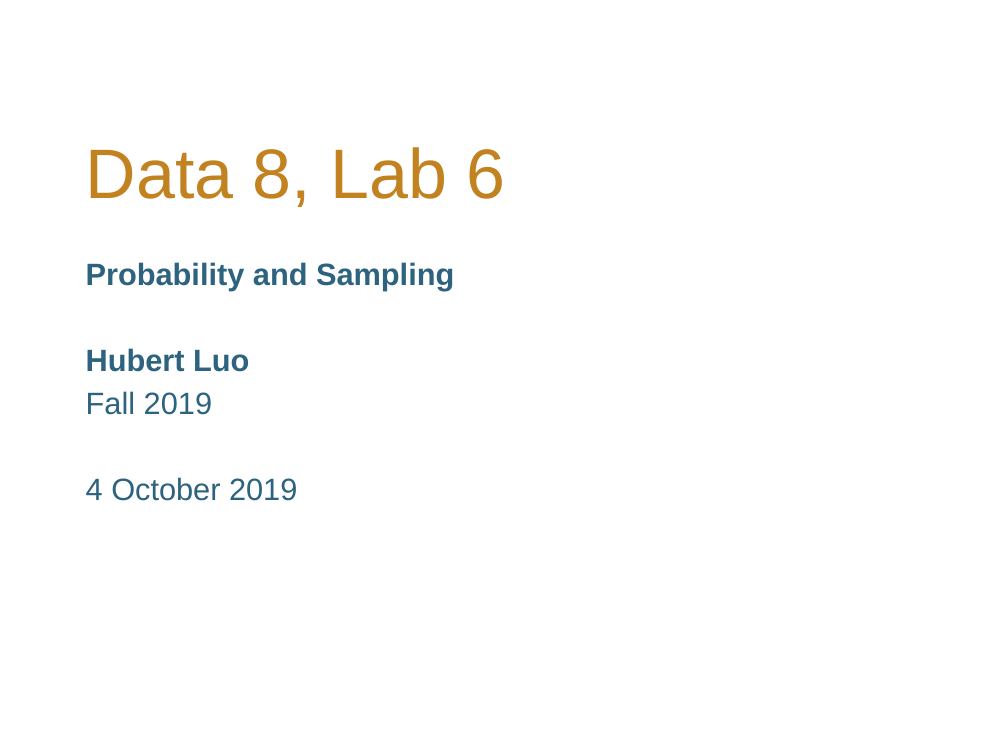
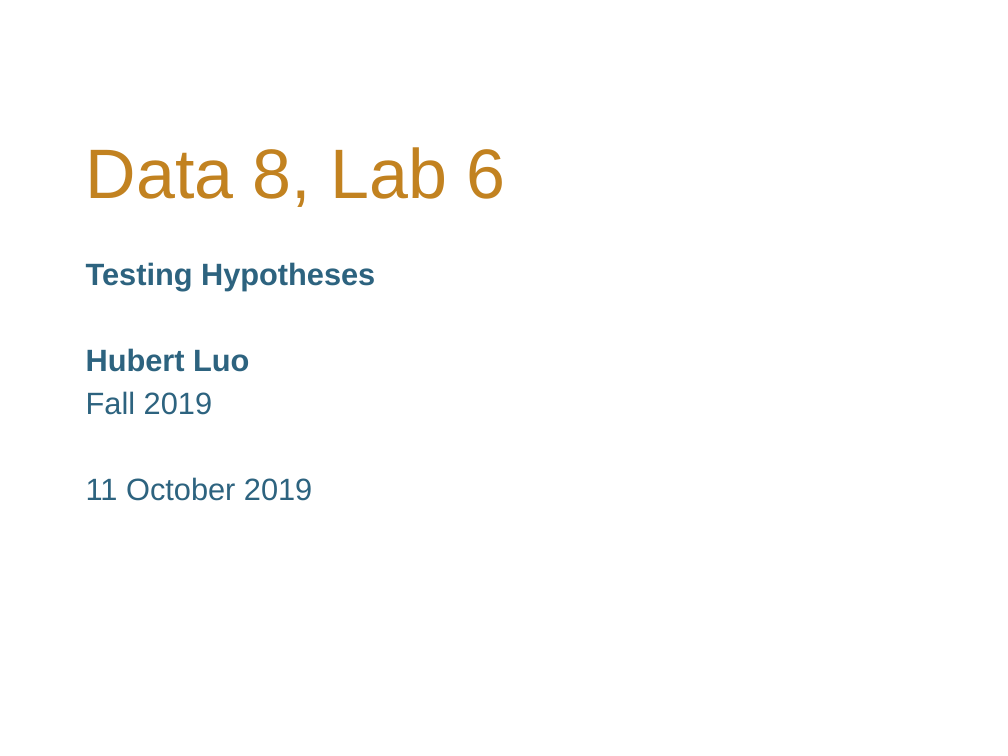
Before and after one commit to hLuo27/teaching, a slide deck: slide 1 of data8/slides/lab6.pptx. Drawn at 1008x756 pixels with LibreOffice and Linux fonts; fonts in the diff are those of the drawing; background and template pictures are left out. Boxes give left, top, right and bottom in pixels: in the first picture for what was removed or moved away, otherwise in the second. Text is boxed around its words. In the diff, an @@ line names an element or a change of style, - is before the commit and + after.

```diff
--- a/data8/slides/lab6.pptx
+++ b/data8/slides/lab6.pptx
@@ subtitle at <box>86,262,375,290</box>: text changed @@
-Probability and Sampling
+Testing Hypotheses
@@ subtitle at <box>86,477,312,501</box>: text changed @@
-4 October 2019
+11 October 2019
```
Also in this commit, not shown: 3 other slides changed, 11 slides added, 3 slides removed, 4 other files.
